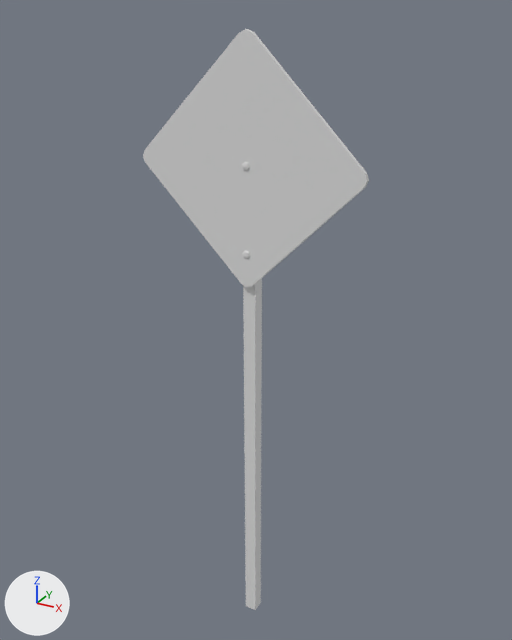
The Blender file models/gilman/sign_crossing_001/sign_crossing_001.blend: old version first, new version second.
One viewpoint serves both versions: a camera (50 mm lens) standing at (1.77, -3.18, 3.7) and looking at (-0.03, 0.09, 2.06). Every picture has the same lights, and +X, +Y and +Z are marked at lower left.

The first picture shows 'sign_crossing'.
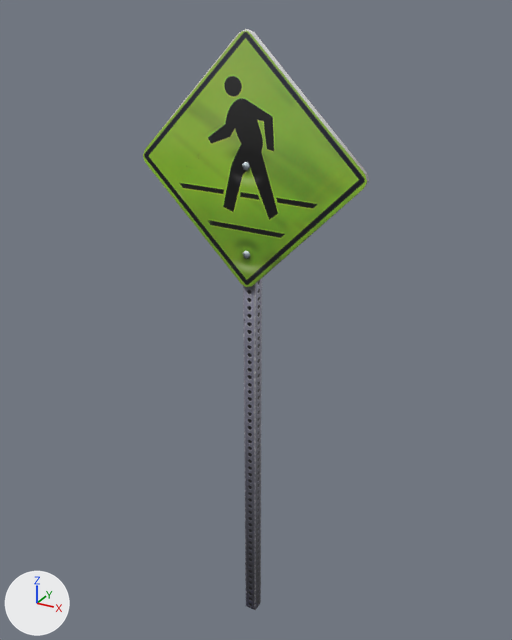
Commit message: Updating materials for Blender 3.0

Boxes [x1, y1, x2, y2] around the edits, measured in the pictures (512 x 640 px):
'sign_crossing', recoloured: [143, 29, 369, 610] in both

The change in detail:
Picture 'sign_crossing_001_tx512.png' (img_sign_crossing_001_tx512_png) is new.
Material 'Material' (mat_material) is new.
Its texture is img_sign_crossing_001_tx512_png.
me_sign_crossing has 66 vertices, 60 faces and spans x -0.64..0.64, y -0.08..0.04, z 0.0..3.61.
me_sign_crossing no longer uses material mat_sign_crossing_tex (light grey #e1e1e1).
me_sign_crossing now uses material mat_material (picture img_sign_crossing_001_tx512_png).
